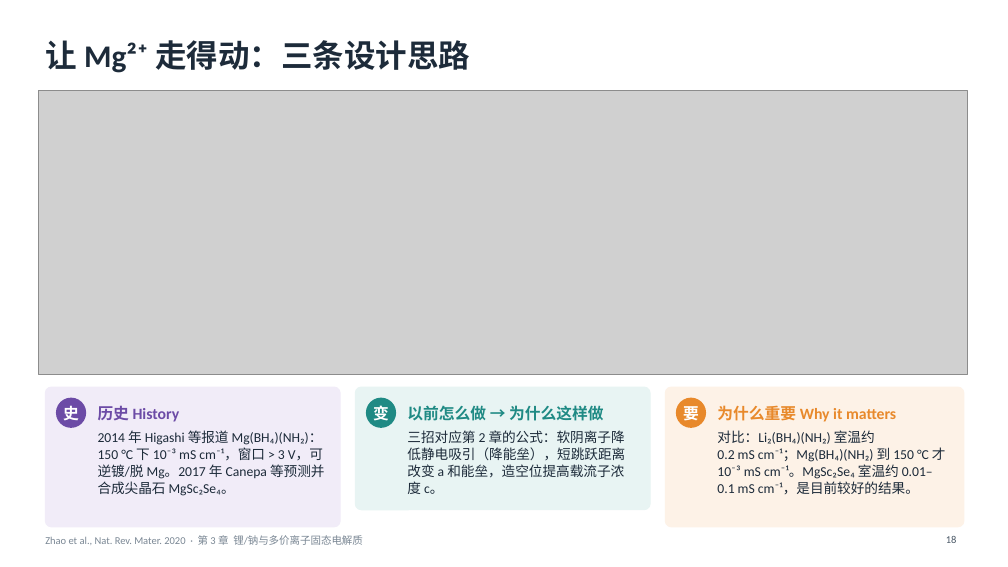
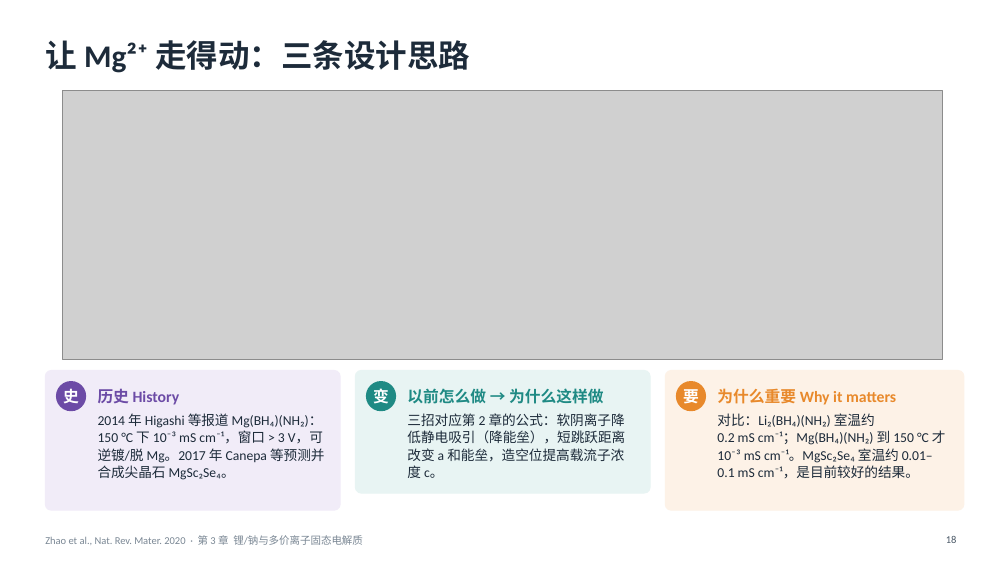
Before and after one commit to zhaoyuw44-lang/Trash, a slide deck: slide 18 of slides/decks/zhao2020/zhao2020_ch3.pptx. Drawn at 1008x567 pixels with LibreOffice and Linux fonts; fonts in the diff are those of the drawing; grey boxes stand for pictures. Boxes give left, top, right and bottom in pixels: in the first picture for what was removed or moved away, otherwise in the second. Text is boxed around its words. In the diff, an @@ line names an element or a change of style, - is before the commit and + after.

```diff
--- a/slides/decks/zhao2020/zhao2020_ch3.pptx
+++ b/slides/decks/zhao2020/zhao2020_ch3.pptx
@@ picture: place and size @@
-picture at (38,91,967,374)
+picture at (63,91,943,359)
@@ 6 texts, 3 ellipses, 3 rounded rectangles: place and size @@
-6 texts, 3 ellipses, 3 rounded rectangles at (45,387,964,527)
+6 texts, 3 ellipses, 3 rounded rectangles at (45,371,964,510)
```
Also in this commit, not shown: 7 other slides changed, 8 other files.
